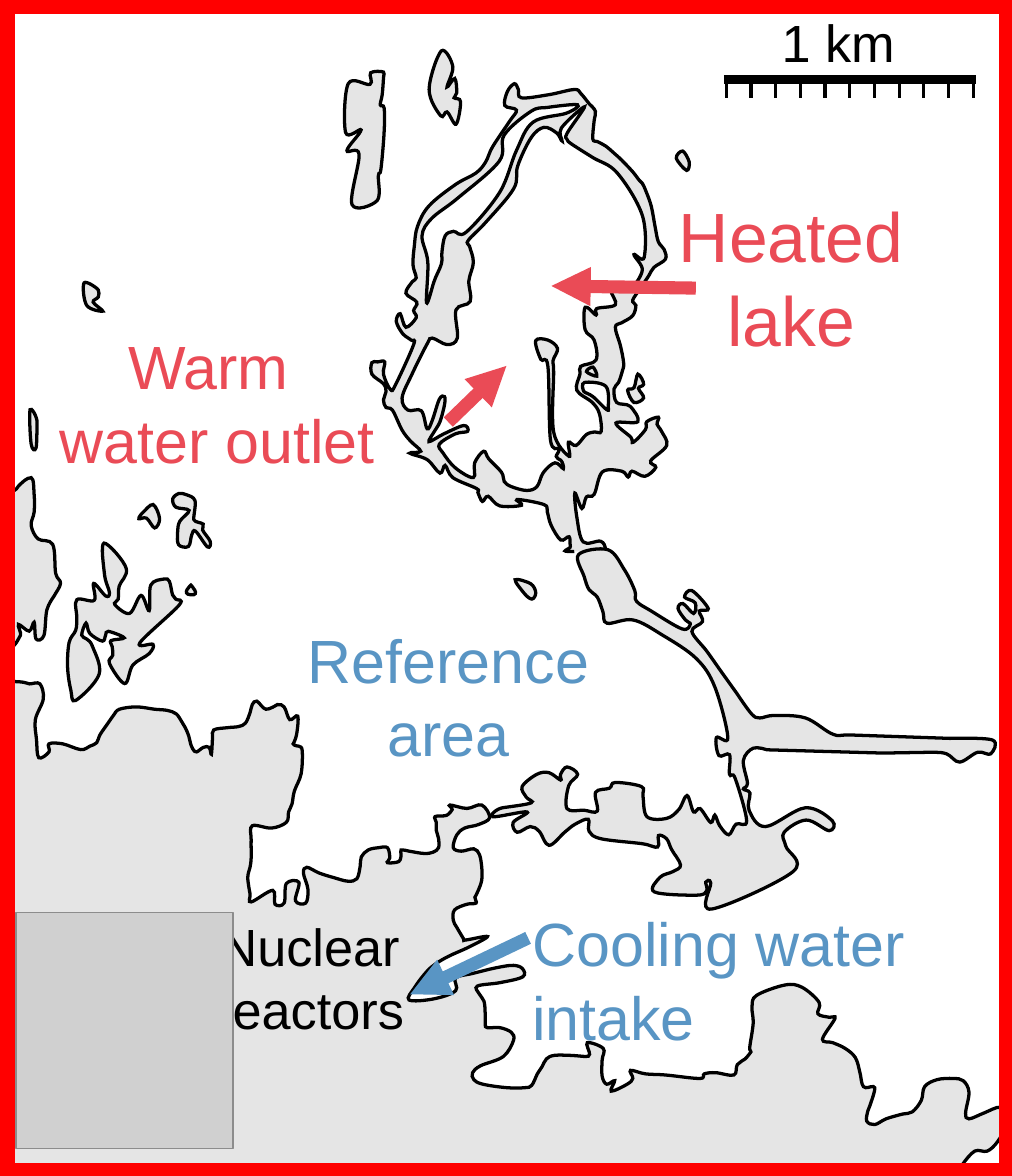
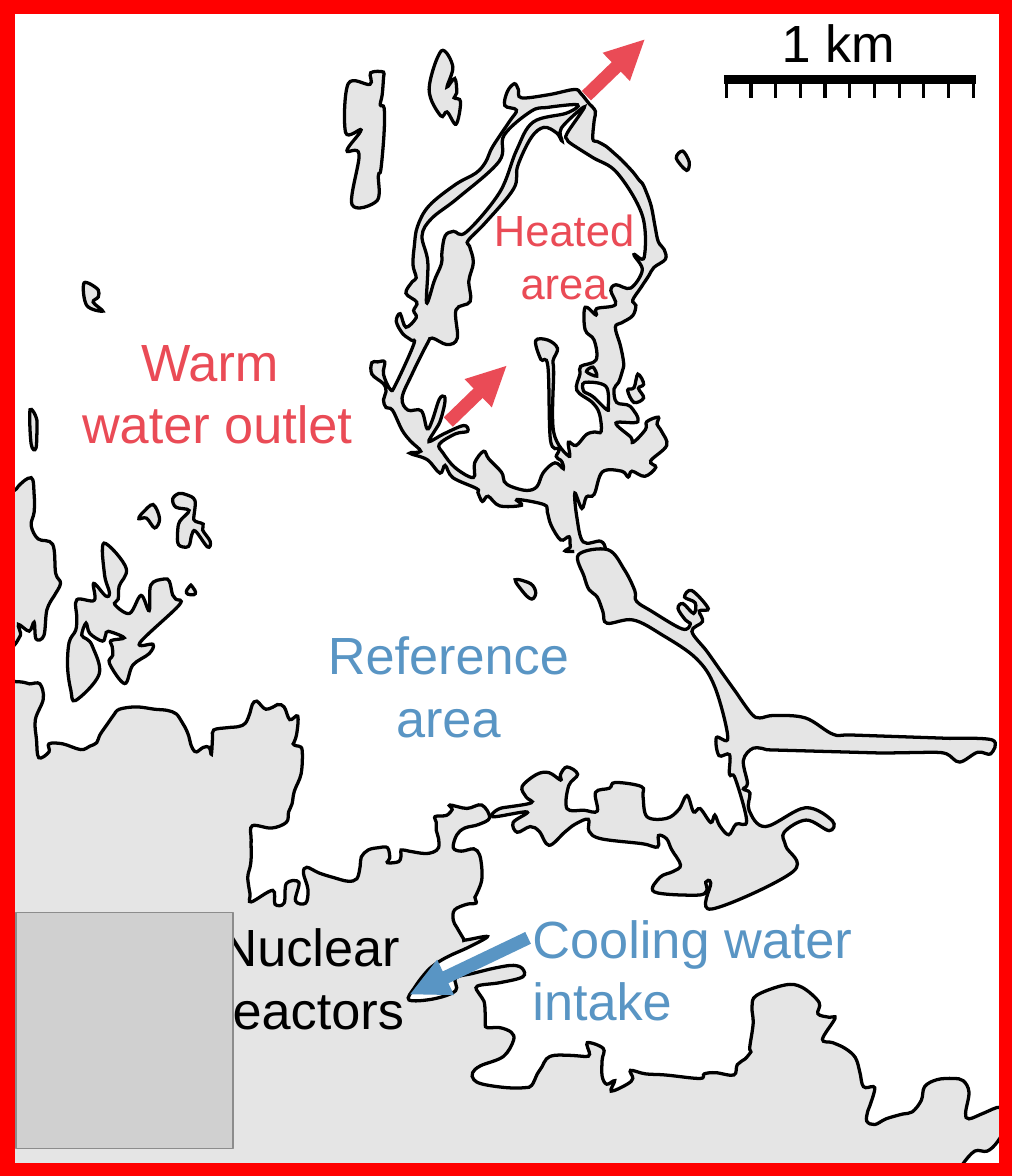
Before and after one commit to maxlindmark/warm-life-history, a slide deck: slide 1 of figures/maps/biotest_map.pptx. Drawn at 1012x1176 pixels with LibreOffice and Linux fonts; fonts in the diff are those of the drawing; grey boxes stand for pictures. Boxes give left, top, right and bottom in pixels: in the first picture for what was removed or moved away, otherwise in the second. Text is boxed around its words. In the diff, an @@ line names an element or a change of style, - is before the commit and + after.

```diff
--- a/figures/maps/biotest_map.pptx
+++ b/figures/maps/biotest_map.pptx
@@ arrow added from (586, 96) to (644, 39), #EA4B56 6 pt @@
@@ text at box(494, 211, 634, 308): text changed; size 32 to 20 pt @@
-Heated lake
+Heated area
@@ arrow removed from (696, 288) to (551, 285) @@
@@ size 28 to 24 pt in 3 elements at box(532, 920, 852, 1021), box(82, 345, 352, 444), box(328, 636, 569, 738) @@
```
Also in this commit, not shown: 40 other files.
